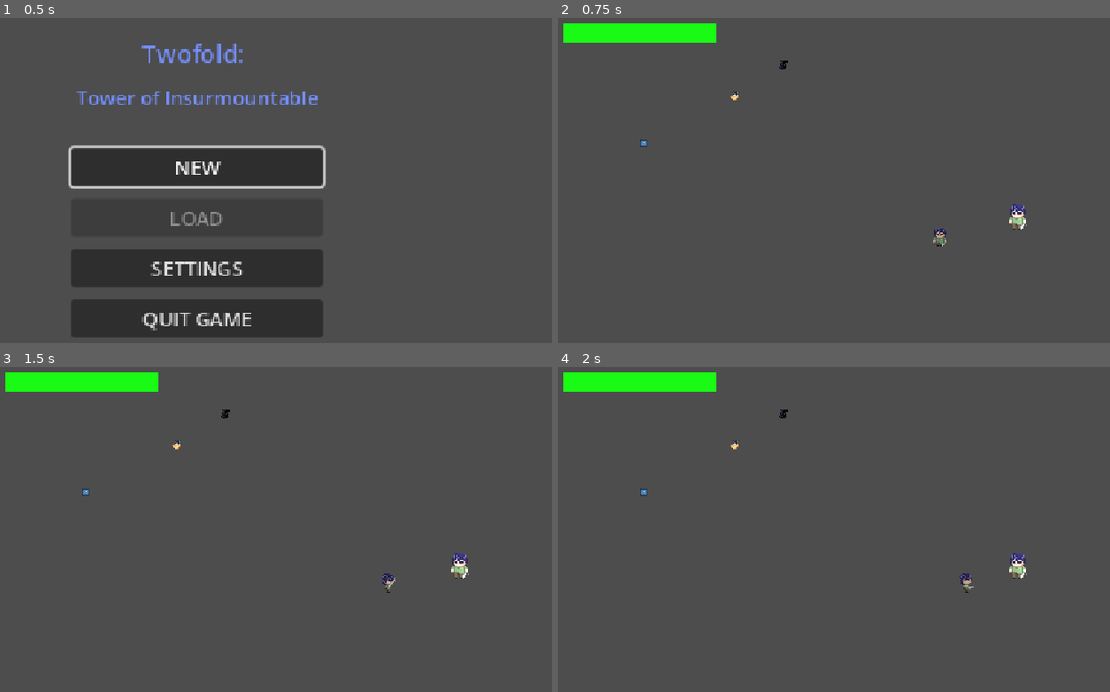
Above: before the commit, frames 1-4 (two rows, left to right).
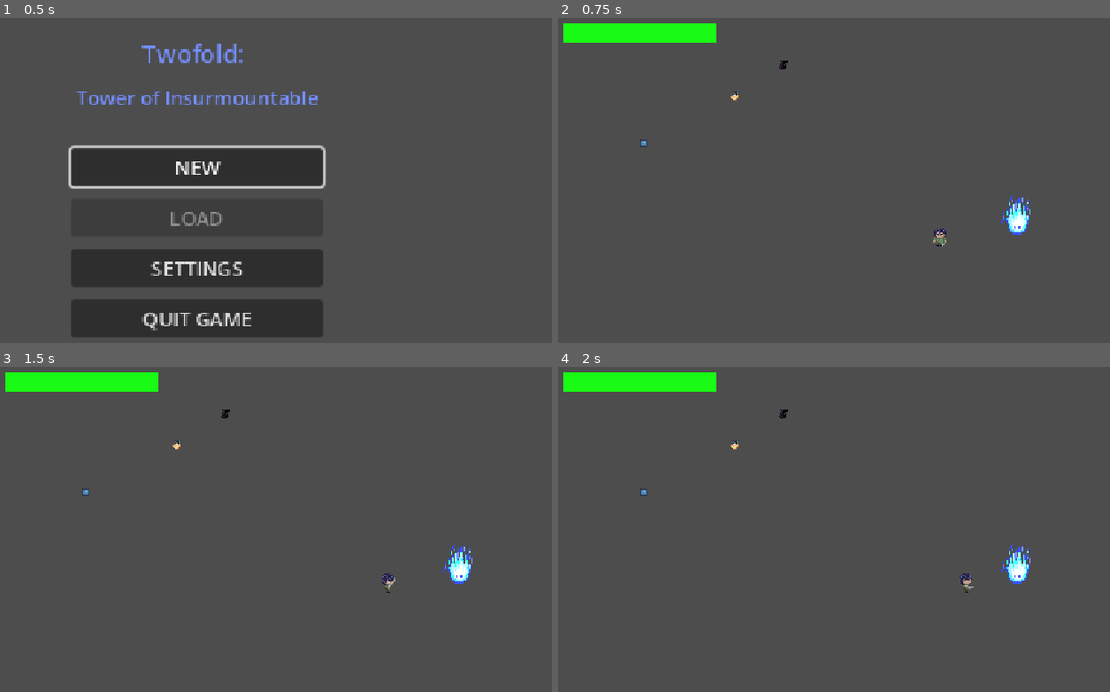
Above: after the commit, the same moments.

Repository: PisangRebus-cmyk/LELE-ZERO-PROJECT
Game: Godot game, scene res://Scene/StartMenu.tscn
Same seed, same stepped clock (60 frames per second), same inputs: the game is played once before the commit and once after it. The engine's default icon, where the game draws it, is replaced by a stand-in: a white triangle on a blue panel in a dark square.
Inputs (mouse positions are in pixels of both pictures, inside the frame that each line leads up to):
- Up to frame 1 (0.5 s): no input
- Up to frame 2 (0.75 s): click "NEW" at 0.5 s
- Up to frame 3 (1.5 s): tap Enter (ui_accept) at 1.25 s; move the mouse to (502, 526) at 1.27 s; press the mouse at (502, 526) at 1.28 s; hold D (walk_right) from 1.28 s (still down)
- Up to frame 4 (2 s): keep holding D (walk_right); tap Enter (ui_accept) at 1.52 s

Frame 1 is identical in both runs. In frame 2, 0.4% of the frame differs, in the area x 80-86%, y 54-67%; in frame 3, 0.4%; in frame 4, 0.4%.

Commit message:
Player 2 animation

Diff:
--- a/lele-zero-sigma/Scene/Player2.tscn
+++ b/lele-zero-sigma/Scene/Player2.tscn
@@ -1,17 +1,15 @@
 [gd_scene format=3 uid="uid://c0kwevkjs3ew8"]
 
 [ext_resource type="Script" uid="uid://dkbetgv8qv8rw" path="res://Script/player2.gd" id="1_mjxxk"]
-[ext_resource type="Texture2D" uid="uid://g35oadvqgagp" path="res://Assets/Sprites/character/idle and walk/sprite 1-1.png.png" id="2_d113c"]
-[ext_resource type="Texture2D" uid="uid://d0tqhouprpbhh" path="res://Assets/Sprites/character/idle and walk/sprite 1-4.png.png" id="3_vuqhl"]
-[ext_resource type="Texture2D" uid="uid://byq6c23ncp3bp" path="res://Assets/Sprites/character/idle and walk/sprite 1-5.png.png" id="4_sqdvs"]
-[ext_resource type="Texture2D" uid="uid://bpbk2nxsogyme" path="res://Assets/Sprites/character/idle and walk/sprite 1-2.png.png" id="5_3xs5h"]
-[ext_resource type="Texture2D" uid="uid://drq3d0bbp0do1" path="res://Assets/Sprites/character/idle and walk/sprite 1-3.png.png" id="6_v5415"]
-[ext_resource type="Texture2D" uid="uid://dfwtqw3c8x730" path="res://Assets/Sprites/character/idle and walk/sprite 1-9.png.png" id="7_pdd7n"]
-[ext_resource type="Texture2D" uid="uid://q6ah3dycrmh7" path="res://Assets/Sprites/character/idle and walk/sprite 1-10.png.png" id="8_mp6b3"]
-[ext_resource type="Texture2D" uid="uid://bmsn48m4acid8" path="res://Assets/Sprites/character/idle and walk/sprite 1-11.png.png" id="9_vhkr0"]
-[ext_resource type="Texture2D" uid="uid://cob8rffah0wlo" path="res://Assets/Sprites/character/idle and walk/sprite 1-6.png.png" id="10_b6mqm"]
-[ext_resource type="Texture2D" uid="uid://cm3c6xfjdngw2" path="res://Assets/Sprites/character/idle and walk/sprite 1-7.png.png" id="11_6j2oj"]
-[ext_resource type="Texture2D" uid="uid://qwb7jok1ujhy" path="res://Assets/Sprites/character/idle and walk/sprite 1-8.png.png" id="12_4flen"]
+[ext_resource type="Texture2D" uid="uid://c4vbor04g4c4w" path="res://Assets/Sprites/character/chara 2/New folder (3)/sprite 2-2.png.png" id="2_rvvjp"]
+[ext_resource type="Texture2D" uid="uid://cppbnwefc1s07" path="res://Assets/Sprites/character/chara 2/New folder (3)/optional/sprite 2-9.png.png" id="3_ac71f"]
+[ext_resource type="Texture2D" uid="uid://n8uws4fdqiyw" path="res://Assets/Sprites/character/chara 2/New folder (3)/sprite 2-8.png.png" id="4_d113c"]
+[ext_resource type="Texture2D" uid="uid://c6gxuajgfiubm" path="res://Assets/Sprites/character/chara 2/New folder (3)/sprite 2-9.png (2).png" id="5_vuqhl"]
+[ext_resource type="Texture2D" uid="uid://d101cdf8xgq8k" path="res://Assets/Sprites/character/chara 2/New folder (3)/optional/sprite 2-10.png.png" id="6_sqdvs"]
+[ext_resource type="Texture2D" uid="uid://jxkgv3p46110" path="res://Assets/Sprites/character/chara 2/New folder (3)/sprite 2-6.png.png" id="7_3xs5h"]
+[ext_resource type="Texture2D" uid="uid://bgktk3c5x4q8q" path="res://Assets/Sprites/character/chara 2/New folder (3)/sprite 2-7.png.png" id="8_v5415"]
+[ext_resource type="Texture2D" uid="uid://y2fwu8he7bhq" path="res://Assets/Sprites/character/chara 2/New folder (3)/sprite 2-3.png.png" id="9_pdd7n"]
+[ext_resource type="Texture2D" uid="uid://bilrjqxvxw0r3" path="res://Assets/Sprites/character/chara 2/New folder (3)/sprite 2-5.png.png" id="10_mp6b3"]
 
 [sub_resource type="CapsuleShape2D" id="CapsuleShape2D_g3ar4"]
 radius = 1.6957312
@@ -20,7 +18,10 @@
 animations = [{
 "frames": [{
 "duration": 1.0,
-"texture": ExtResource("2_d113c")
+"texture": ExtResource("2_rvvjp")
+}, {
+"duration": 1.0,
+"texture": ExtResource("3_ac71f")
 }],
 "loop": 1,
 "name": &"default",
@@ -28,10 +29,10 @@
 }, {
 "frames": [{
 "duration": 1.0,
-"texture": ExtResource("3_vuqhl")
+"texture": ExtResource("4_d113c")
 }, {
 "duration": 1.0,
-"texture": ExtResource("4_sqdvs")
+"texture": ExtResource("5_vuqhl")
 }],
 "loop": 1,
 "name": &"player_up",
@@ -39,13 +40,13 @@
 }, {
 "frames": [{
 "duration": 1.0,
-"texture": ExtResource("2_d113c")
+"texture": ExtResource("2_rvvjp")
 }, {
 "duration": 1.0,
-"texture": ExtResource("5_3xs5h")
+"texture": ExtResource("3_ac71f")
 }, {
 "duration": 1.0,
-"texture": ExtResource("6_v5415")
+"texture": ExtResource("6_sqdvs")
 }],
 "loop": 1,
 "name": &"player_walkdown",
@@ -53,13 +54,10 @@
 }, {
 "frames": [{
 "duration": 1.0,
-"texture": ExtResource("7_pdd7n")
+"texture": ExtResource("7_3xs5h")
 }, {
 "duration": 1.0,
-"texture": ExtResource("8_mp6b3")
-}, {
-"duration": 1.0,
-"texture": ExtResource("9_vhkr0")
+"texture": ExtResource("8_v5415")
 }],
 "loop": 1,
 "name": &"player_walkleft",
@@ -67,13 +65,10 @@
 }, {
 "frames": [{
 "duration": 1.0,
-"texture": ExtResource("10_b6mqm")
+"texture": ExtResource("9_pdd7n")
 }, {
 "duration": 1.0,
-"texture": ExtResource("11_6j2oj")
-}, {
-"duration": 1.0,
-"texture": ExtResource("12_4flen")
+"texture": ExtResource("10_mp6b3")
 }],
 "loop": 1,
 "name": &"player_walkright",
@@ -99,6 +94,8 @@
 position = Vector2(1, 12)
 scale = Vector2(2.2800002, 2.56)
 sprite_frames = SubResource("SpriteFrames_fwuf6")
+animation = &"player_up"
+frame_progress = 0.67225236
 
 [node name="PointLight2D" type="PointLight2D" parent="." unique_id=806515290]
 position = Vector2(0, 9.999999)
--- a/lele-zero-sigma/Script/player2.gd
+++ b/lele-zero-sigma/Script/player2.gd
@@ -6,10 +6,10 @@
 
 @onready var light: PointLight2D = $PointLight2D
 @onready var light_area: Area2D = $LightArea
+@onready var sprite: AnimatedSprite2D = $AnimatedSprite2D
 
 var is_active := true
 var facing_direction := Vector2.DOWN
-
 
 func _ready():
 	add_to_group("Ghost")
@@ -18,6 +18,7 @@
 	light_area.body_exited.connect(_on_light_exited)
 	light_area.area_entered.connect(_on_light_entered)
 	light_area.area_exited.connect(_on_light_exited)
+	_update_animation(Vector2.ZERO)
 
 #Jalan
 func _physics_process(delta: float) -> void:
@@ -29,7 +30,7 @@
 
 	velocity.x = move_toward(velocity.x, direction.x * SPEED, acceleration * delta)
 	velocity.y = move_toward(velocity.y, direction.y * SPEED, acceleration * delta)
-	#_update_animation(direction)
+	_update_animation(direction)
 	move_and_slide()
 
 #Cahaya Ghost
@@ -47,21 +48,31 @@
 func _on_light_exited(node: Node) -> void:
 	if node.has_method("exit_light"):
 		node.exit_light()
-
 func set_active(value: bool) -> void:
 	is_active = value
-
-
-
 
 #health (iya ga bisa metong)
 func take_hit(_damage = 0, _stun_power = 0.0, _knockback = Vector2.ZERO, _attacker = null) -> void:
 	pass
-
 func take_damage(_amount = 0, _push = Vector2.ZERO) -> void:
 	pass
 
-
-# Animasi
-func _update_animation(_direction: Vector2) -> void:
-	pass
+	#animasi lagi
+const ANIM_WALK := {
+	"up": "player_up",
+	"down": "player_walkdown",
+	"left": "player_walkleft",
+	"right": "player_walkright",
+}
+func _update_animation(direction: Vector2) -> void:
+	var anim: String = ANIM_WALK[_direction_name(facing_direction)]
+	if direction != Vector2.ZERO:
+		sprite.play(anim)
+	else:
+		sprite.animation = anim
+		sprite.frame = 0
+		sprite.stop()
+func _direction_name(dir: Vector2) -> String:
+	if abs(dir.x) > abs(dir.y):
+		return "right" if dir.x > 0 else "left"
+	return "up" if dir.y < 0 else "down"
